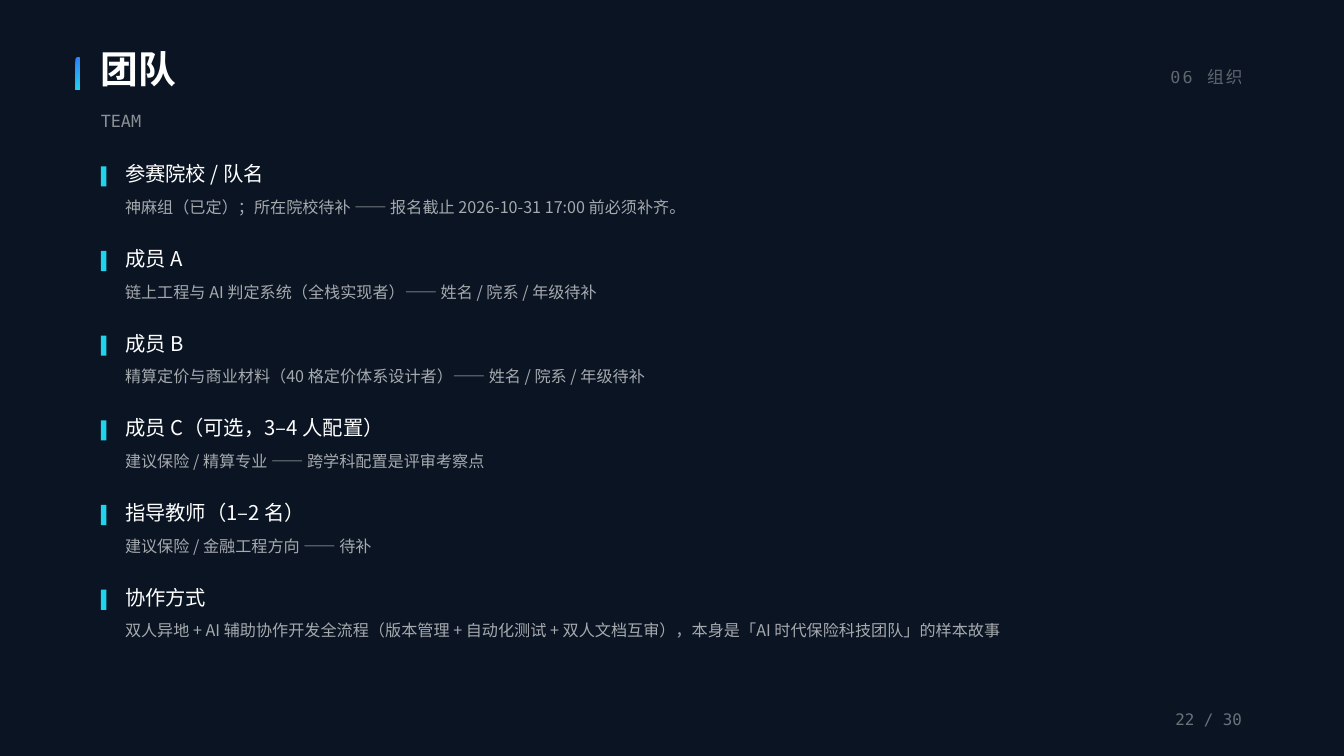
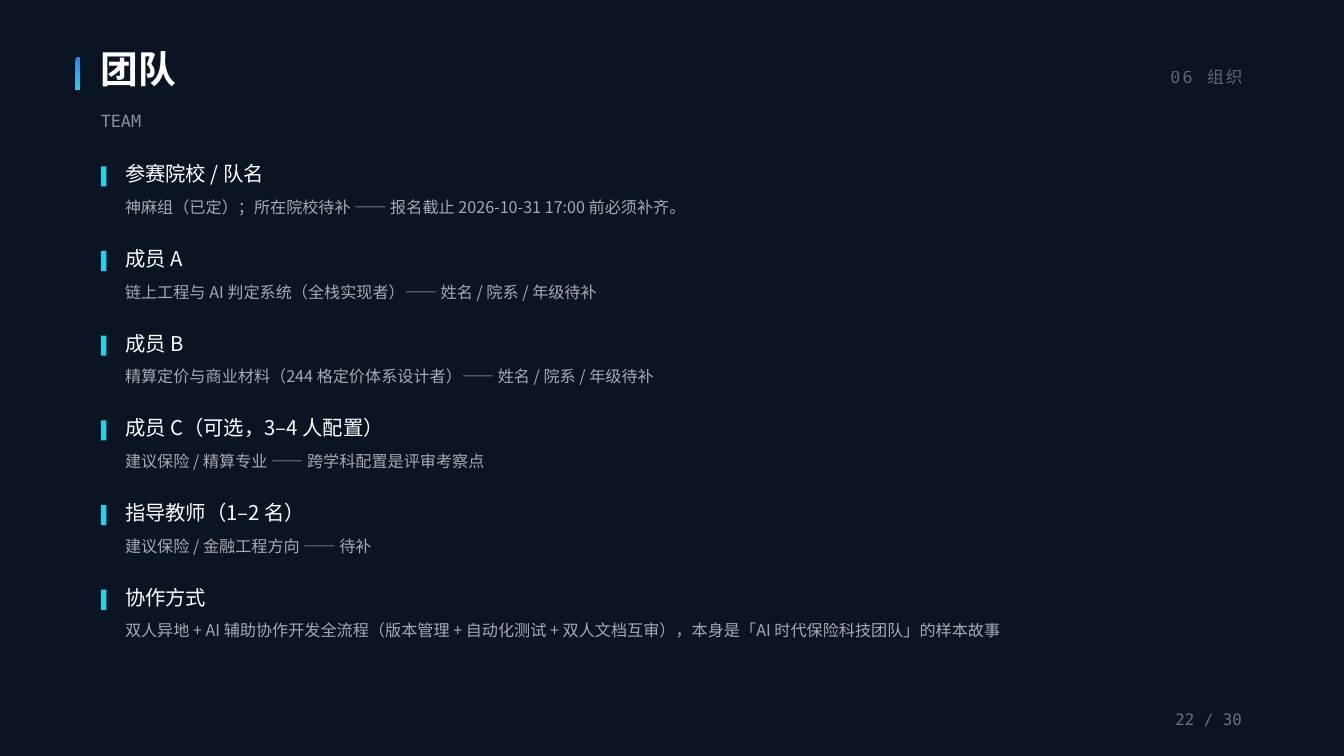
Before and after one commit to BruceLeezh/rainproof-pro, a slide deck: slide 22 of 01-参赛材料/交付物/PPT/神麻组-雨证-项目计划书-2026-11-16x9.pptx. Drawn at 1344x756 pixels with LibreOffice and Linux fonts; fonts in the diff are those of the drawing. Boxes give left, top, right and bottom in pixels: in the first picture for what was removed or moved away, otherwise in the second. Text is boxed around its words. In the diff, an @@ line names an element or a change of style, - is before the commit and + after.

Commit message:
[A] 全面扫描至可提交状态：修 1 处事实夸大 + 12 处 40 格/244 格口径矛盾，PPT/PDF 同步
- 计划书/答辩版 deck P16「已真实赔付过」→「赔付路径已演练」（链上 0 笔赔付，Sepolia 为 simulated 合成单，677 唯一真实案例是拒赔）
- 「40 格」统一为「五城试点 40 格」（零售矩阵本身），整体定价成果一律 244 格：deck P10/P16/P22/P27 五处 + 计划书 md 七处
- 数表/敏感性表/引用清单加五城限定；文案 4 份 v3 参考稿加 V6 阅读前提横幅
- 计划书/答辩版 PDF 重导并校验（30/29 页、无「真实赔付」、含「链上 244 格」）；P16 组合形状文本层缺失改用 PNG 读图验证
- 扫描记录：108 JS 语法 0 错、依赖 0 冗余、TODO 0、合约地址三处一致、TODO 唯一命中在 ethers UMD
- 复跑：npm test EXIT=0 / 596 ✅ / 29 组；preflight 全绿；build-site 成功
- 报告：02-作战与答辩/全面扫描与完善-2026-11-01.md

```diff
--- a/01-参赛材料/交付物/PPT/神麻组-雨证-项目计划书-2026-11-16x9.pptx
+++ b/01-参赛材料/交付物/PPT/神麻组-雨证-项目计划书-2026-11-16x9.pptx
@@ text at (125,368,653,384): text changed @@
-精算定价与商业材料（40 格定价体系设计者）—— 姓名 / 院系 / 年级待补
+精算定价与商业材料（244 格定价体系设计者）—— 姓名 / 院系 / 年级待补
```
Also in this commit, not shown: 3 other slides changed, 17 other files.
